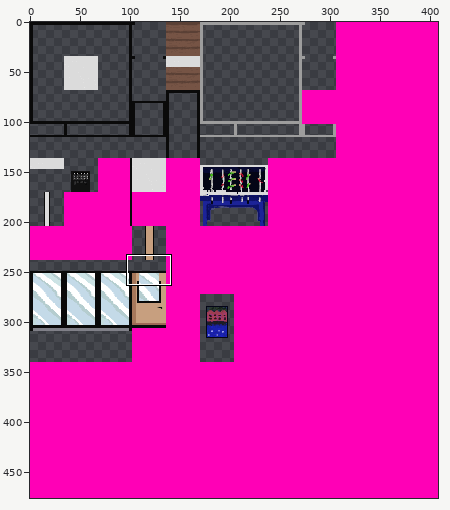
Sprite sheet, stored at tileset_32x32.png. The picture above shows the old version from afar; the outline marks the close-up.
Close-up. Before the edit:
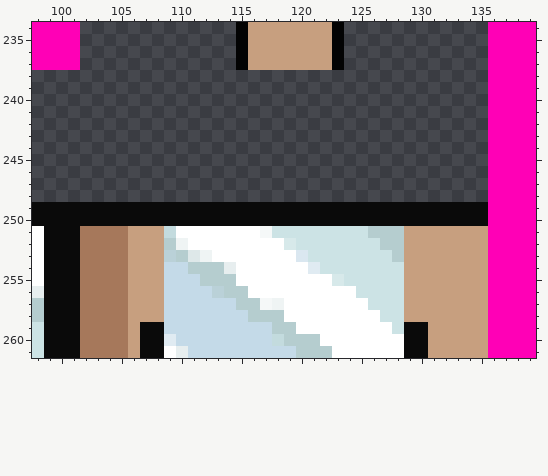
The file is 408x476 pixels. Pixels under 10% opacity are left out. Colours within 5 levels of each other are drawn and written as one. Shown: x 98..139, y 234..261.
After the commit:
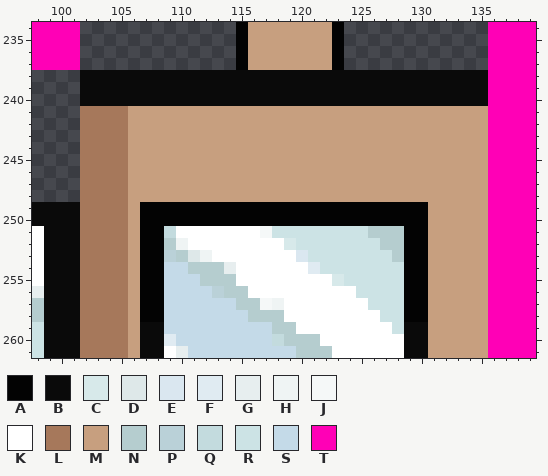
Palette (. is transparent): A #030303  B #0a0a0a  C #d7e9ea  D #dee8e9  E #dae7f0  F #e0ebf2  G #e7eeef  H #eff4f4  J #f5f8f8  K #ffffff  L #a6785b  M #c79f7f  N #b5cdcf  P #bad1d8  Q #c3dbde  R #cce3e5  S #c4dae8  T #ff00b6
Log entry: Deploying to gh-pages from master @ 3c81a6baff2f3d5ad83a34ef67219c5f6865e3fd 🚀
From old to new:
The author changed colour B to colour A in rows 249 to 250 at x 107 to 130.
The author changed colour M to colour A in rows 251 to 258 at x 107 to 108 and 129 to 130.
Colour B now appears in rows 238 to 240 at x 102 to 135.
Colour L now appears in rows 241 to 248 at x 102 to 105.
The author changed colour B to colour L in rows 249 to 250 at x 102 to 105.
Colour M now appears in rows 241 to 248 at x 106 to 135.
The author changed colour B to colour M in rows 249 to 250 at x 106 and 131 to 135.
Where, in picture pixels (left, top, right, bottom), the same in both close-ups:
changed: (80, 70, 488, 322)
